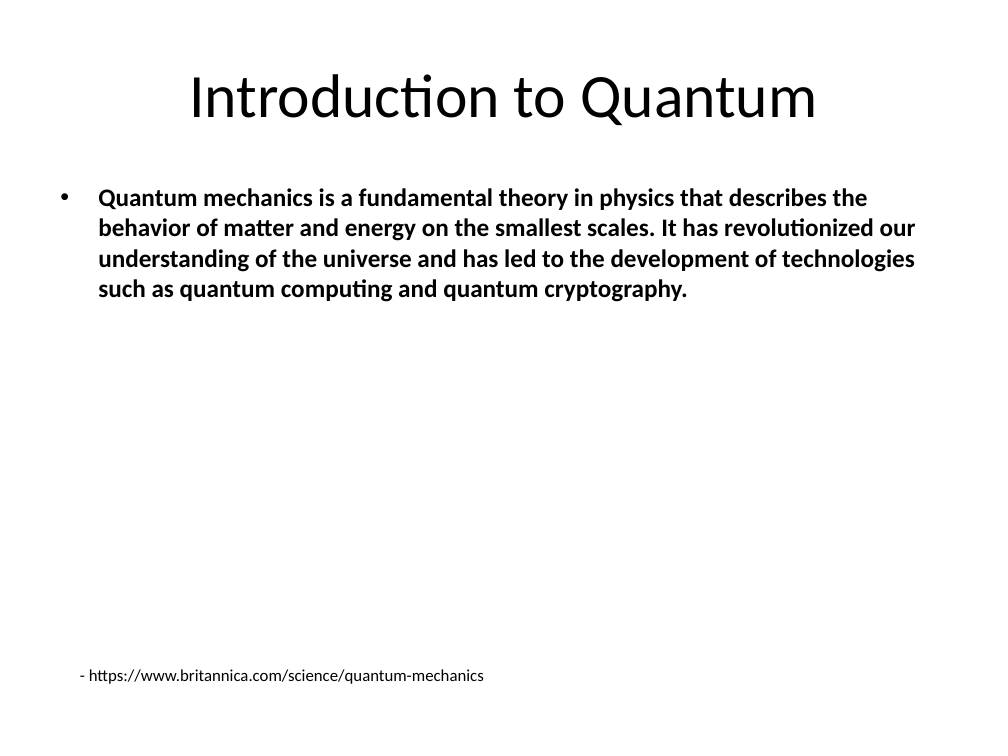
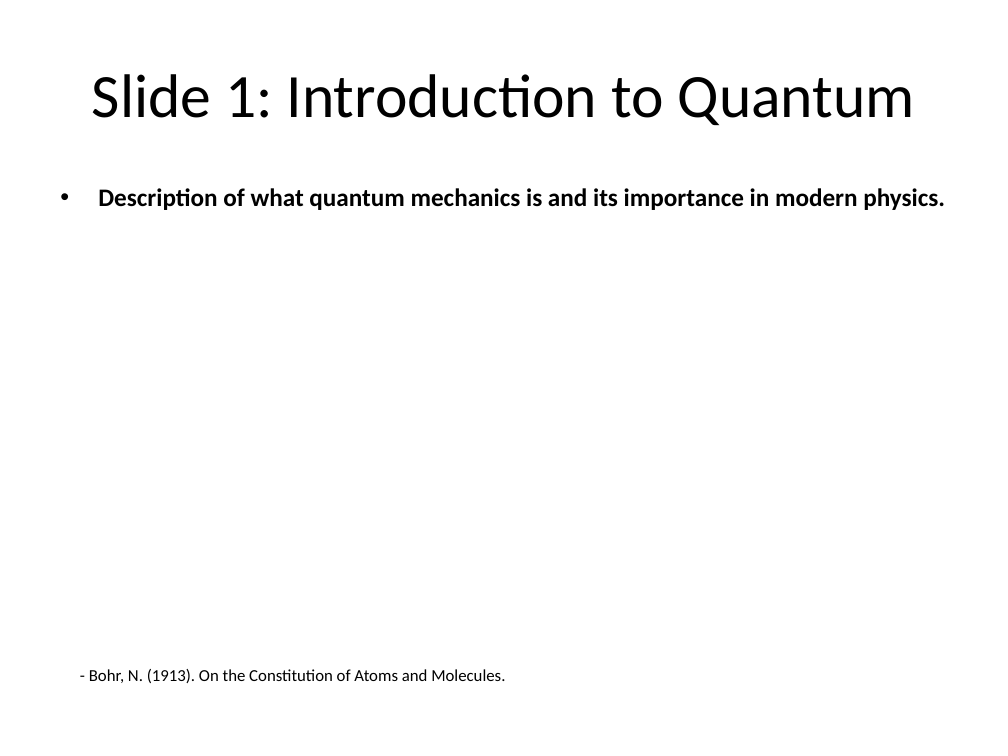
Before and after one commit to infrasvc-magang/test, a slide deck: slide 2 of backend/project/PPTX/Quantum_presentation.pptx. Drawn at 1008x756 pixels with LibreOffice and Linux fonts; fonts in the diff are those of the drawing. Boxes give left, top, right and bottom in pixels: in the first picture for what was removed or moved away, otherwise in the second. Text is boxed around its words. In the diff, an @@ line names an element or a change of style, - is before the commit and + after.

```diff
--- a/backend/project/PPTX/Quantum_presentation.pptx
+++ b/backend/project/PPTX/Quantum_presentation.pptx
@@ title at (92, 74, 915, 125): text changed @@
-Introduction to Quantum
+Slide 1: Introduction to Quantum
@@ text at (98, 188, 945, 210): text changed @@
-• Quantum mechanics is a fundamental theory in physics that describes the behavior of matter and energy on the smallest scales. It has revolutionized our understanding of the universe and has led to the development of technologies such as quantum computing and quantum cryptography.
+• Description of what quantum mechanics is and its importance in modern physics.
@@ text at (89, 669, 505, 683): text changed @@
-- https://www.britannica.com/science/quantum-mechanics
+- Bohr, N. (1913). On the Constitution of Atoms and Molecules.
```
Also in this commit, not shown: 7 other slides changed, 2 slides added, 2 slides removed, 15 other files.
